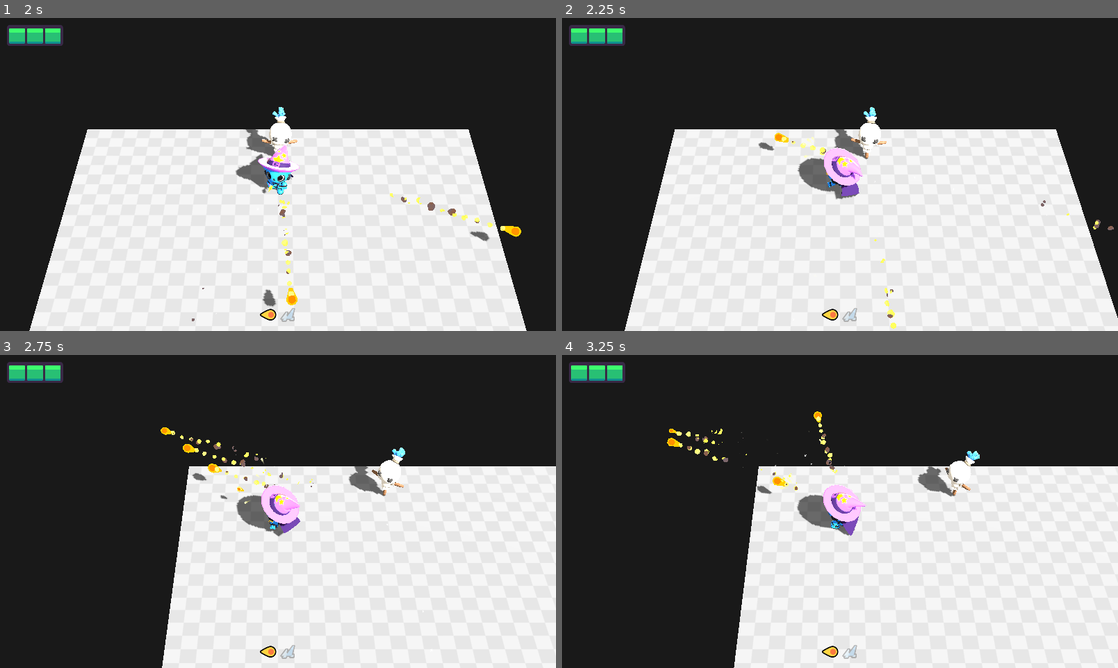
Above: before the commit, frames 1-4 (two rows, left to right).
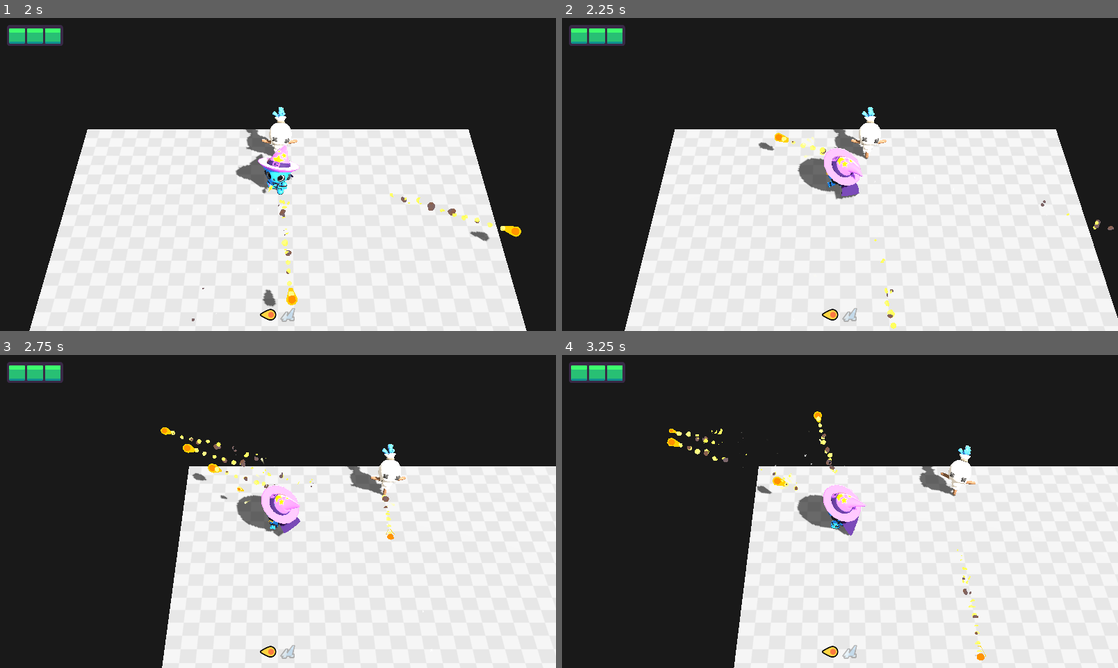
Above: after the commit, the same moments.

Repository: Wurtyl/3D-course
Game: Godot game, scene res://lessons/level.tscn
Two runs of this game, one before a commit and one after it. Both use one fixed random seed, a clock stepped at 60 frames per second and the inputs below.
Inputs (mouse positions are in pixels of both pictures, inside the frame that each line leads up to):
- Up to frame 1 (2 s): tap Enter at 0.5 s; move the mouse to (250, 237) at 0.52 s; press the mouse at (250, 237) at 0.53 s; hold W (move_up) 0.53-1.25 s; tap Space at 0.77 s; release the mouse at (250, 237) at 1.25 s; drag from (444, 221) to (250, 237) at 1.27 s
- Up to frame 2 (2.25 s): move the mouse to (673, 127) at 2.02 s; press the mouse at (673, 127) at 2.03 s; hold A (move_left) from 2.03 s (still down); tap Z at 2.1 s
- Up to frame 3 (2.75 s): keep holding A (move_left)
- Up to frame 4 (3.25 s): release A (move_left) at 2.75 s; release the mouse at (673, 464) at 2.75 s; drag from (867, 511) to (673, 464) at 2.77 s

Frame 1 is identical in both runs. In frame 2, 0.1% of the frame differs, in the area x 48-59%, y 28-45%; in frame 3, 0.5%; in frame 4, 0.5%, in the area x 63-77%, y 28-98%.

Commit message:
M.4 Lesson 3 complete (fixed)
fixed state machine

Diff:
--- a/learn-3d-gamedev-from-zero-v0.8.0-macos/M04.patrol_alert_attack_workbook/lessons/mobs/mob_dummy.gd
+++ b/learn-3d-gamedev-from-zero-v0.8.0-macos/M04.patrol_alert_attack_workbook/lessons/mobs/mob_dummy.gd
@@ -1,47 +1,54 @@
 extends CharacterBody3D
-@onready var player_3d: Player3D = $"../Player3D"
+
 @export var projectile_scene: PackedScene = null
 @onready var shooting_point: Node3D = %ShootingPoint
-
-
-func ready_() -> void:
-	player = get_tree().root.get_node("Level/Player3D")
-	set_current_state(States.LOOK_AT_PLAYER)
-
-func _physics_process(delta: float) -> void:
-	match current_state:
-		States.LOOK_AT_PLAYER:
-			var direction := global_position.direction_to(player_3d.global_position)
-			var target_rotation_y := Vector3.FORWARD.signed_angle_to(direction, Vector3.UP) + PI
-			rotation.y = lerp_angle(rotation.y, target_rotation_y, 2.0 * delta)
 
 enum States {
 	LOOK_AT_PLAYER,
 	WAIT,
 	FIRE_PROJECTILE,
 }
+
 var current_state: States = States.LOOK_AT_PLAYER:
 	set = set_current_state
 
+var player: CharacterBody3D = null
+
+func _ready() -> void:
+	player = get_tree().root.get_node("Level/Player3D")
+	set_current_state(States.LOOK_AT_PLAYER)
+
 func set_current_state(new_state: States) -> void:
 	current_state = new_state
-
 	match current_state:
 		States.LOOK_AT_PLAYER:
 			get_tree().create_timer(2.0).timeout.connect(
-				set_current_state.bind(States.WAIT))
+				set_current_state.bind(States.WAIT)
+			)
 		States.WAIT:
 			get_tree().create_timer(0.5).timeout.connect(
-				set_current_state.bind(States.FIRE_PROJECTILE))
+				set_current_state.bind(States.FIRE_PROJECTILE)
+			)
 		States.FIRE_PROJECTILE:
 			var projectile: Projectile3D = projectile_scene.instantiate()
 			add_sibling(projectile)
-
 			projectile.global_position = shooting_point.global_position
 			projectile.look_at(
-				shooting_point.global_position + shooting_point.global_basis.z)
+				shooting_point.global_position + shooting_point.global_basis.z
+			)
+			get_tree().create_timer(0.5).timeout.connect(
+				set_current_state.bind(States.LOOK_AT_PLAYER)
+			)
 
-			get_tree().create_timer(0.5).timeout.connect(
-				set_current_state.bind(States.LOOK_AT_PLAYER))
-
-var player: CharacterBody3D = null
+func _physics_process(delta: float) -> void:
+	match current_state:
+		States.LOOK_AT_PLAYER:
+			var direction := global_position.direction_to(
+				player.global_position
+			)
+			var target_rotation_y := Vector3.FORWARD.signed_angle_to(
+				direction, Vector3.UP
+			) + PI
+			rotation.y = lerp_angle(
+				rotation.y, target_rotation_y, 2.0 * delta
+			)
